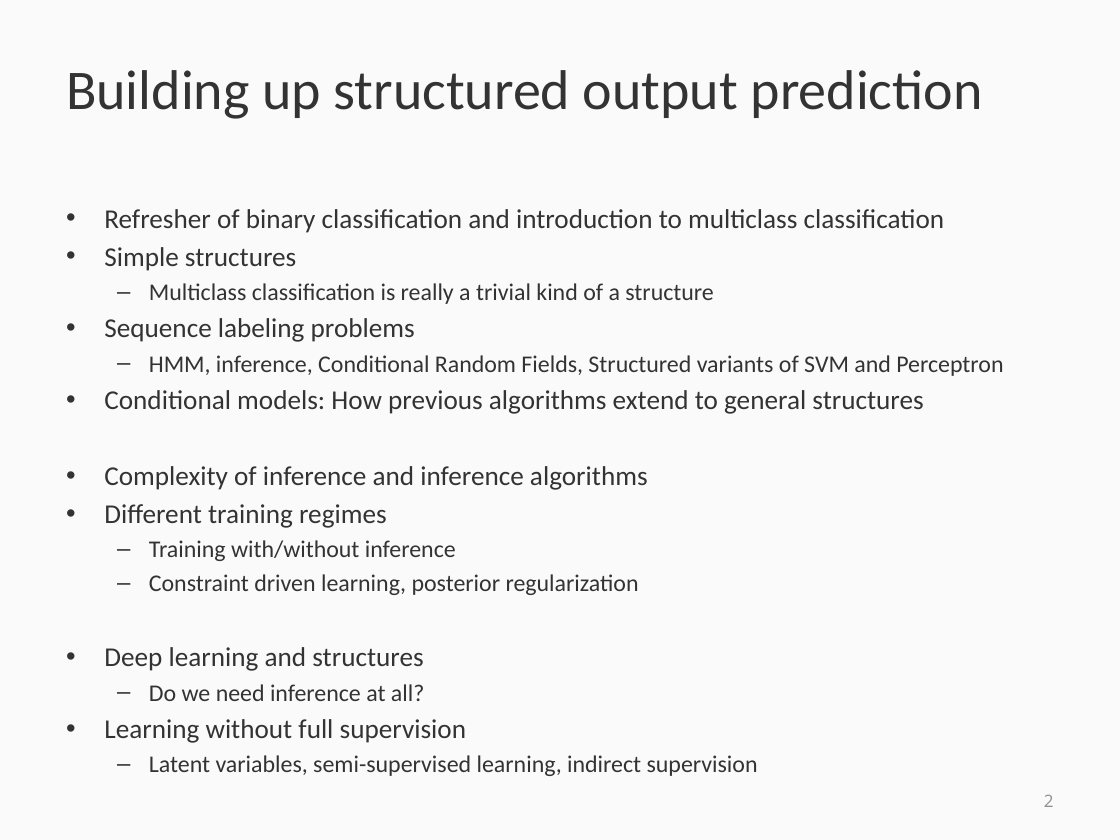
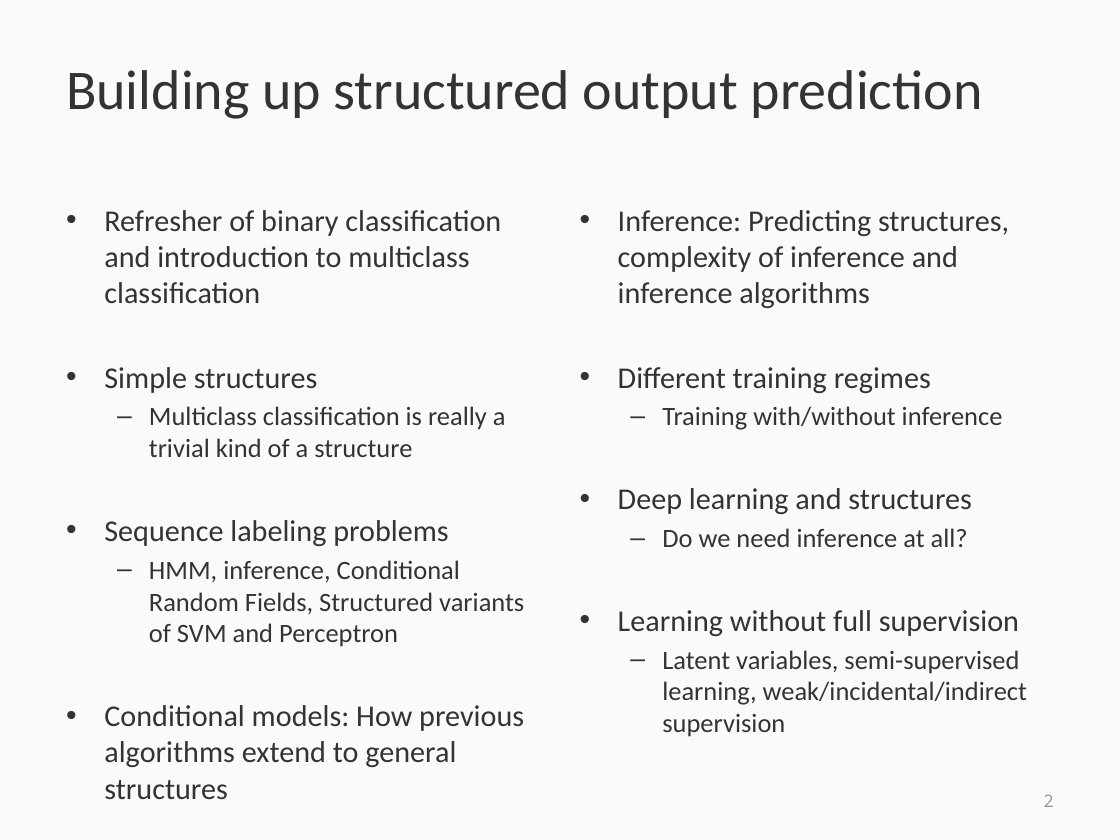
Before and after one commit to svivek/structured-prediction, a slide deck: slide 2 of slides/info/info.pptx. Drawn at 1120x840 pixels with LibreOffice and Linux fonts; fonts in the diff are those of the drawing. Boxes give left, top, right and bottom in pixels: in the first picture for what was removed or moved away, otherwise in the second. Text is boxed around its words. In the diff, an @@ line names an element or a change of style, - is before the commit and + after.

```diff
--- a/slides/info/info.pptx
+++ b/slides/info/info.pptx
@@ text "Refresher of binary classification and ..." at box(104, 210, 524, 767): size 17.5 to 19.4 pt in "Refresher of binary classification and introduction to ...", "Simple structures", "Sequence labeling problems", "Conditional models: How previous algorithms extend to ..."; size 15.4 to 17.1 pt in "Multiclass classification is really a trivial kind ...", "HMM, inference, Conditional Random Fields, Structured varian ..." @@
@@ text added at box(618, 210, 1027, 737), 19.4 pt, text #333333 @@
+• Inference: Predicting structures, complexity of inference and inference algorithms
+• Different training regimes
+  – Training with/without inference
+• Deep learning and structures
+  – Do we need inference at all?
+• Learning without full supervision
+  – Latent variables, semi-supervised learning, weak/incidental/indirect supervision
@@ text at box(104, 466, 648, 743): paragraphs removed @@
-• Complexity of inference and inference algorithms
-• Different training regimes
-  – Training with/without inference
-  – Constraint driven learning, posterior regularization
-• Deep learning and structures
-  – Do we need inference at all?
-• Learning without full supervision
-  – Latent variables, semi-supervised learning, indirect supervision
```
Also in this commit, not shown: 4 other slides changed, 3 other files.
